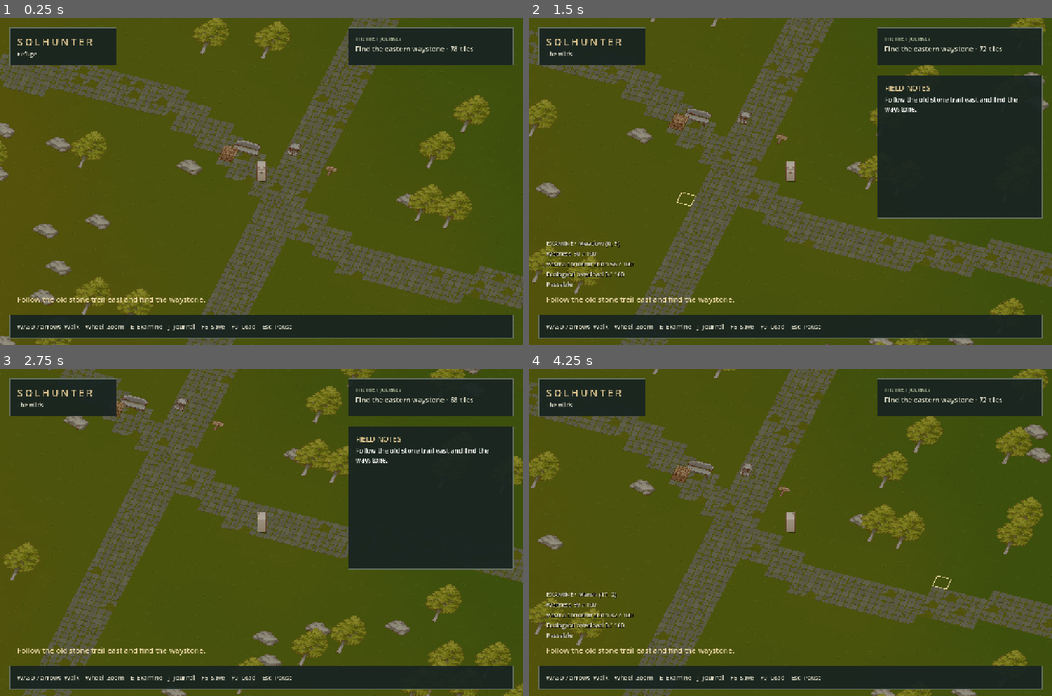
Above: before the commit, frames 1-4 (two rows, left to right).
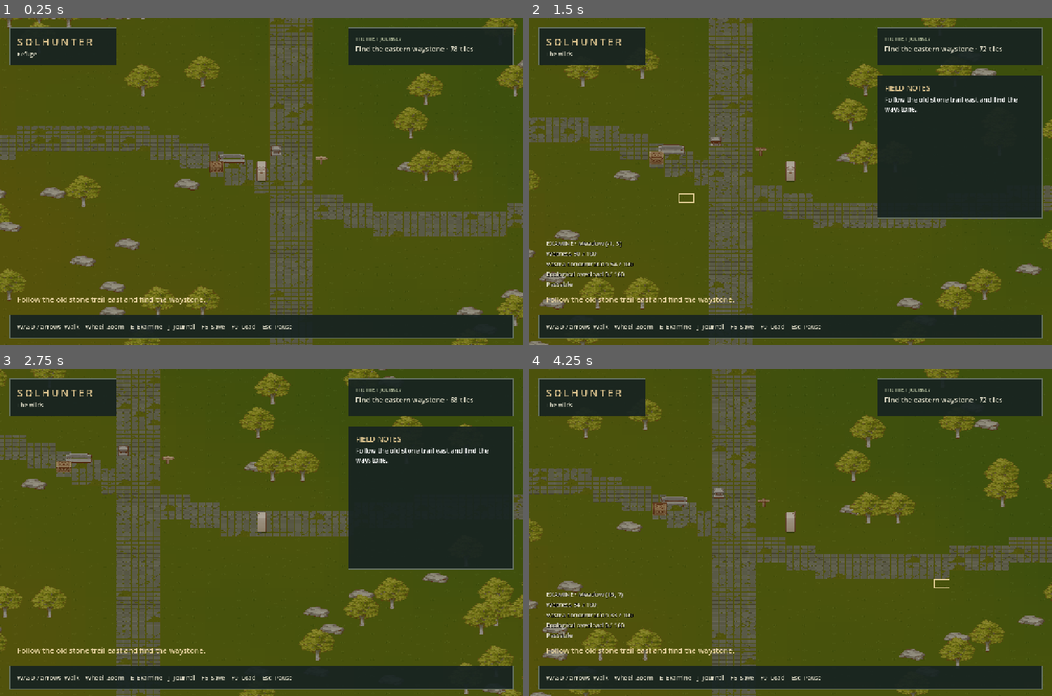
Above: after the commit, the same moments.

Repository: eliBrownn/SolHunterGodot
Game: Godot game, scene res://scenes/world.tscn
The game is run twice, just before and just after one commit, with the same random seed, the same clock (stepped at 60 frames per second) and the same inputs.
Inputs (mouse positions are in pixels of both pictures, inside the frame that each line leads up to):
- Up to frame 1 (0.25 s): no input
- Up to frame 2 (1.5 s): tap Enter at 0.5 s; move the mouse to (905, 165) at 0.52 s; hold D (east) 0.53-1.28 s; hold E (examine) 0.53-1.28 s; click (905, 165) at 0.67 s; move the mouse to (685, 197) at 1.27 s; hold S (south) from 1.28 s (still down); tap J (journal) at 1.35 s
- Up to frame 3 (2.75 s): move the mouse to (313, 460) at 2.02 s; release S (south) at 2.03 s; hold D (east) from 2.03 s (still down); hold E (examine) from 2.03 s (still down)
- Up to frame 4 (4.25 s): move the mouse to (764, 597) at 2.77 s; release D (east) at 2.78 s; release E (examine) at 2.78 s; hold W (north) 2.78-3.53 s; tap J (journal) at 2.85 s; click (764, 597) at 2.92 s; move the mouse to (947, 581) at 3.52 s; hold A (west) from 3.53 s (still down); hold E (examine) from 3.53 s (still down)

The runs differ from the first frame. In frame 1, 27% of the frame differs, in the area x 0-100%, y 0-100%; in frame 2, 24%; in frame 3, 22%; in frame 4, 28%.

Commit message:
fix: lower the camera without sideways rotation

Diff:
--- a/scripts/world_plane.gd
+++ b/scripts/world_plane.gd
@@ -6,8 +6,8 @@
 const ActorBillboard = preload("res://scripts/actor_billboard.gd")
 const SURFACE_SIZE := Vector2(64, 48)
 const TEXTURE_SIZE := Vector2i(2048, 1536)
-@export_range(35.0, 70.0, 1.0) var camera_elevation := 45.0
-@export_range(-45.0, 45.0, 1.0) var camera_azimuth := 20.0
+@export_range(35.0, 70.0, 1.0) var camera_elevation := 35.0
+@export_range(-45.0, 45.0, 1.0) var camera_azimuth := 0.0
 var surface := MeshInstance3D.new()
 var viewport := SubViewport.new()
 var camera := Camera3D.new()
@@ -37,7 +37,7 @@
 	camera.projection = Camera3D.PROJECTION_ORTHOGONAL
 	camera.keep_aspect = Camera3D.KEEP_HEIGHT
 	camera.size = target_size
-	# A diagonal view of the real XZ surface makes both ground axes show depth.
+	# Lower the camera toward the XZ plane without rotating the world sideways.
 	var elevation := deg_to_rad(camera_elevation)
 	var azimuth := deg_to_rad(camera_azimuth)
 	camera.position = Vector3(sin(azimuth) * cos(elevation), sin(elevation), cos(azimuth) * cos(elevation)) * 40.0
--- a/tests/smoke.gd
+++ b/tests/smoke.gd
@@ -123,7 +123,7 @@
 	check(ExpeditionSave.read_save(save_path).get("generation_version") == WorldTerrain.GENERATION_VERSION, "Resaving uses the current generator")
 	# Projection round trip at both sides of the viewport, including negative cells.
 	check(scene.surface.mesh is PlaneMesh and scene.surface.rotation == Vector3.ZERO, "Terrain occupies a real horizontal XZ surface")
-	check(scene.camera.position.x > 0 and scene.camera.position.y > 0 and scene.camera.position.z > 0, "Camera shows terrain from above and diagonally for depth")
+	check(is_zero_approx(scene.camera.position.x) and scene.camera.position.y > 0 and scene.camera.position.z > scene.camera.position.y, "Low camera stays aligned with the world axes without sideways rotation")
 	check(Vector2(scene.TEXTURE_SIZE) / 32.0 == scene.SURFACE_SIZE, "Enlarged 3D surface preserves one unit per terrain tile")
 	for zoom in [16.0, 22.0, 23.0]:
 		scene.camera.size = zoom
Not shown, changed: docs/d0-exploration.md
Not shown, changed: docs/development.md
